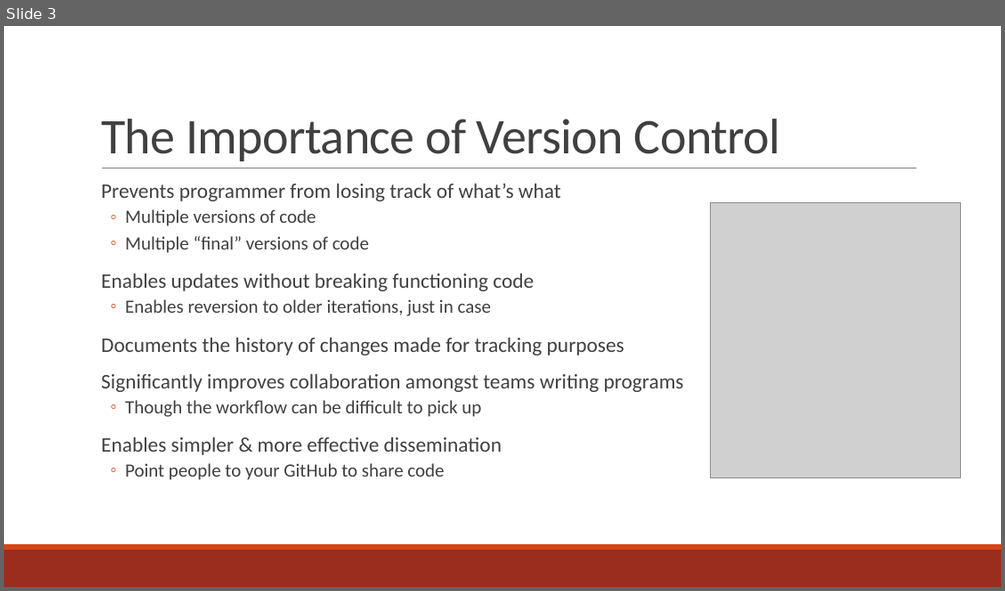
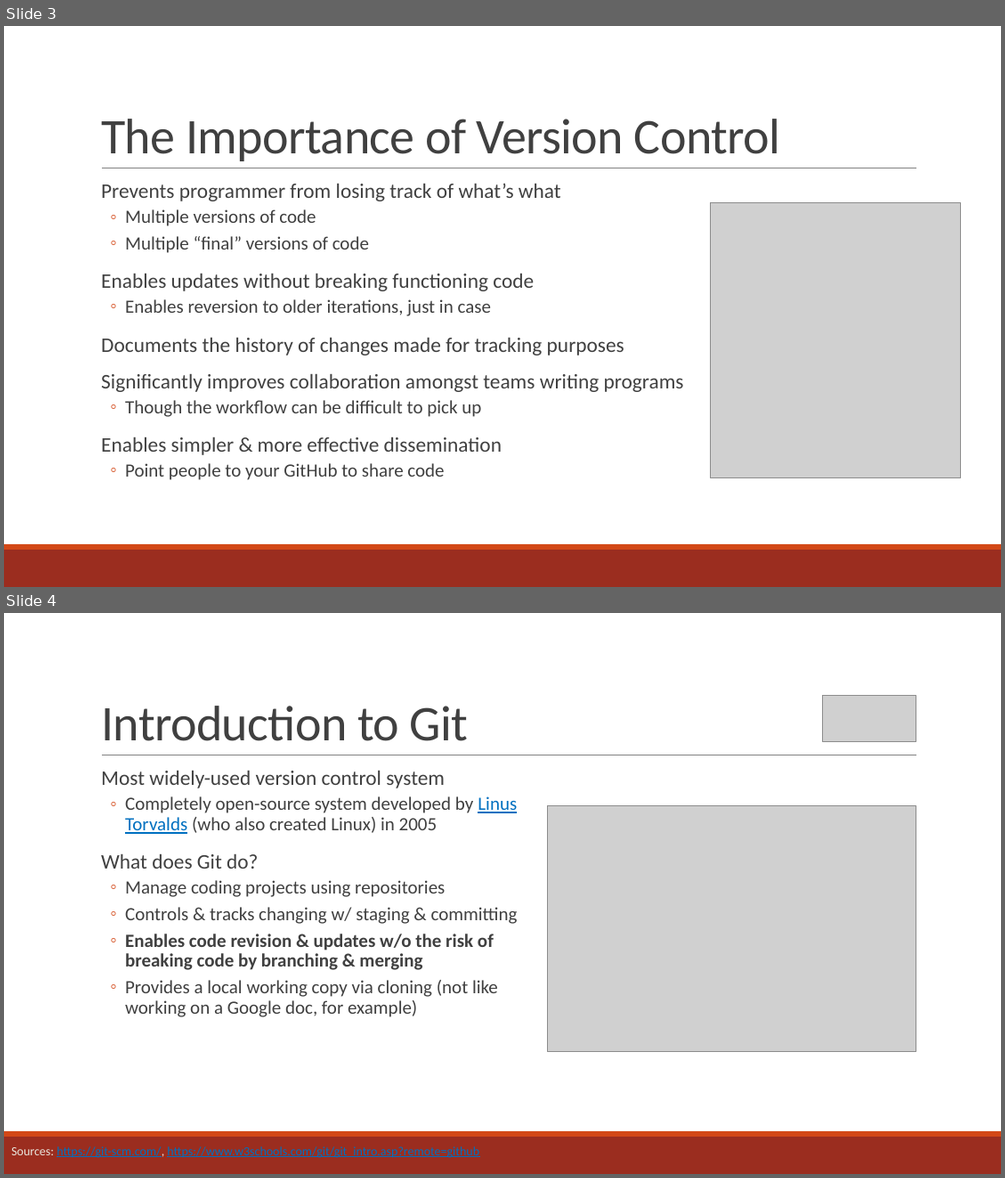
Before and after one commit to curtispmartin/Education, a slide deck: Working/2_VersionControl/2_VersionControl.pptx. Shown one above the other, each under a label of ours: slide 3 before the commit, slides 3 and 4 after it. The pictures are 1005x591 and 1005x1178 pixels, drawn with LibreOffice and Linux fonts; fonts in the diff are those of the drawing; grey boxes stand for pictures. Boxes give left, top, right and bottom in pixels: in the first picture for what was removed or moved away, otherwise in the second. Text is boxed around its words. In the diff, an @@ line names an element or a change of style, - is before the commit and + after.

Commit message:
Update version control lesson

```diff
--- a/Working/2_VersionControl/2_VersionControl.pptx
+++ b/Working/2_VersionControl/2_VersionControl.pptx
@@ slide 4 added at (4,613,1001,1174), background #FFFFFF; not listed: 3 template elements that a slide beside it also shows @@
@@ title added at (101,706,469,741), 48 pt, text #404040 @@
+Introduction to Git
@@ picture added at (822,696,916,742) @@
@@ text added at (101,771,518,1017), 18 pt, text #404040 @@
+  Most widely-used version control system
+  ◦ Completely open-source system developed by Linus Torvalds (who also created Linux) in 2005
+  What does Git do?
+  ◦ Manage coding projects using repositories
+  ◦ Controls & tracks changing w/ staging & committing
+  ◦ Enables code revision & updates w/o the risk of breaking code by branching & merging
+  ◦ Provides a local working copy via cloning (not like working on a Google doc, for example)
@@ picture added at (548,806,916,1051) @@
@@ text added at (11,1146,479,1158), 12 pt, text #0070C0, underline @@
+Sources: https://git-scm.com/, https://www.w3schools.com/git/git_intro.asp?remote=github
```
Also in this commit, not shown: 4 other slides added, 3 slides removed, 1 other file.
